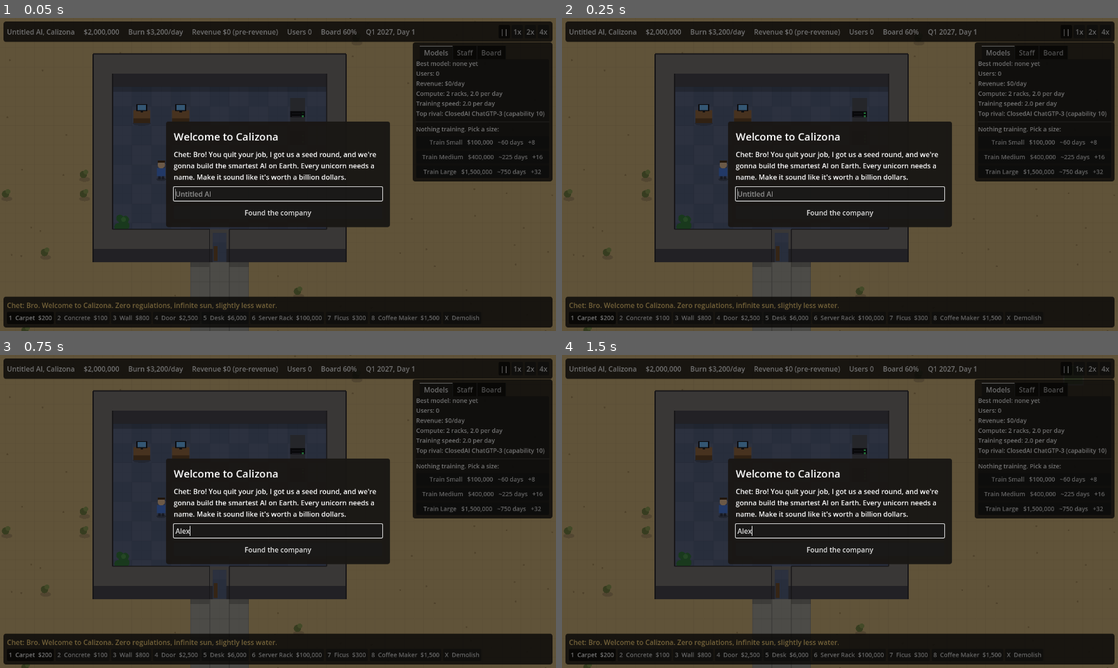
Above: before the commit, frames 1-4 (two rows, left to right).
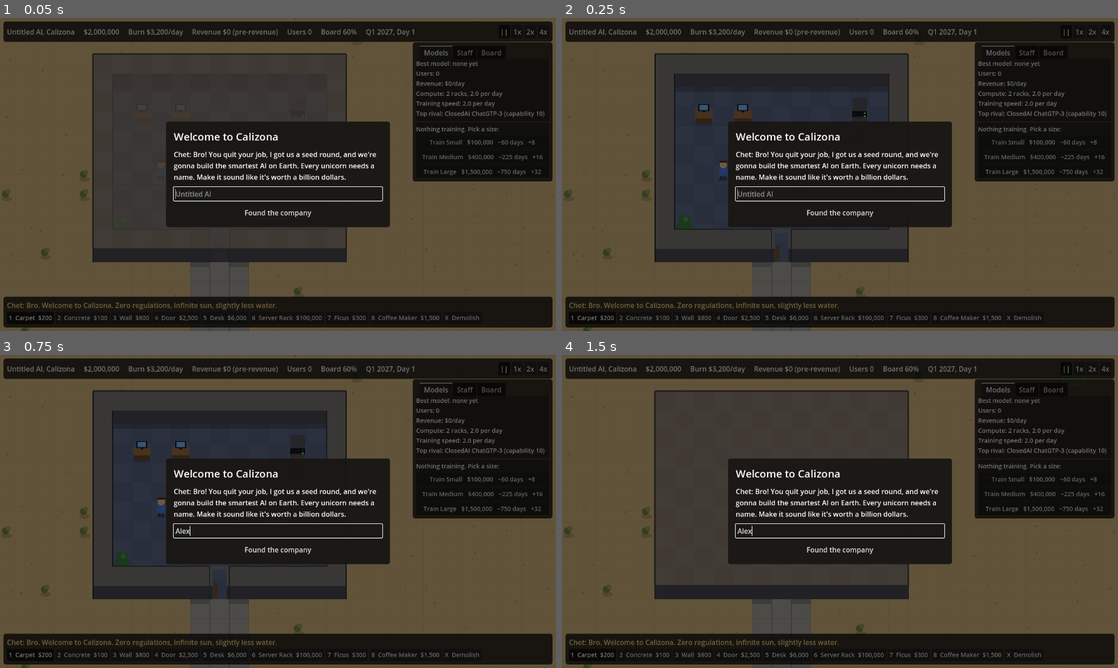
Above: after the commit, the same moments.

Repository: noahmvanderpol-source/AiTycoon
Game: Godot game, scene res://scenes/main.tscn
Same seed, same stepped clock (60 frames per second), same inputs: the game is played once before the commit and once after it.
Inputs (mouse positions are in pixels of both pictures, inside the frame that each line leads up to):
- Up to frame 1 (0.05 s): no input
- Up to frame 2 (0.25 s): no input
- Up to frame 3 (0.75 s): click (278, 530) at 0.52 s; type "Alex" at 0.6 s
- Up to frame 4 (1.5 s): click "||" at 1.25 s

The runs differ from the first frame. In frame 1, 0.9% of the frame differs, in the area x 20-59%, y 17-74%; in frame 2, nothing differs; in frame 3, nothing differs; in frame 4, 4.7%, in the area x 16-59%, y 11-74%.

Commit message:
Add roofs that hide while the mouse is inside a building
Enclosed rooms are found by flood-filling from the map edge; each gets
a roof that fades out while the cursor is inside it.

Co-Authored-By: Claude Opus 5.5 (1M context) <noreply@anthropic.com>
Claude-Session: https://claude.ai/code/session_011b7jM6BVVrj61DEP2NGx19

Diff:
--- a/scripts/main.gd
+++ b/scripts/main.gd
@@ -123,6 +123,7 @@
 var paint_tiles := {}
 var panning := false
 
+var buildings := []  # [{tiles: {Vector2i: true}, alpha}] each enclosed room gets a roof
 var staff := []  # [{name, role, job, salary, pos, path, wait, seat, spot, working, label}]
 var astar := AStarGrid2D.new()
 var rng := RandomNumberGenerator.new()
@@ -163,6 +164,7 @@
 	astar.diagonal_mode = AStarGrid2D.DIAGONAL_MODE_ONLY_IF_NO_OBSTACLES
 	astar.update()
 	_refresh_walkable()
+	_find_buildings()
 	_add_staff("researcher", _tile_center(Vector2i(27, 22)), FOUNDER_SALARY)
 	_add_staff("engineer", _tile_center(Vector2i(28, 22)), FOUNDER_SALARY)
 
@@ -559,6 +561,8 @@
 	if paint_tiles.size() > 0 and dragging and _in_bounds(hover):
 		paint_tiles[_cursor()] = true
 	_update_staff(delta * maxf(speed, 0.0))
+	for bld in buildings:  # roofs fade out while the mouse is inside the building
+		bld.alpha = move_toward(bld.alpha, 0.0 if bld.tiles.has(hover) else 1.0, delta * 5.0)
 	_update_hud()
 	_update_cost_label()
 	queue_redraw()
@@ -945,6 +949,7 @@
 
 func _after_build() -> void:
 	_refresh_walkable()
+	_find_buildings()
 	for s in staff:
 		s.path = PackedVector2Array()
 		s.working = false
@@ -1067,6 +1072,86 @@
 			s.path.remove_at(0)
 
 
+# --- Roofs ------------------------------------------------------------------
+
+func _find_buildings() -> void:
+	# Anything the outside can't reach without crossing a wall or door is indoors.
+	var outside := {}
+	var stack := []
+	for x in GRID_W:
+		stack.append(Vector2i(x, 0))
+		stack.append(Vector2i(x, GRID_H - 1))
+	for y in GRID_H:
+		stack.append(Vector2i(0, y))
+		stack.append(Vector2i(GRID_W - 1, y))
+	while not stack.is_empty():
+		var t: Vector2i = stack.pop_back()
+		if not _in_bounds(t) or outside.has(t) or wall_tiles.has(t):
+			continue
+		outside[t] = true
+		for d in [Vector2i.UP, Vector2i.DOWN, Vector2i.LEFT, Vector2i.RIGHT]:
+			stack.append(t + d)
+
+	# Each connected indoor area plus the walls around it is one roof.
+	var old := buildings
+	buildings = []
+	var seen := {}
+	for x in GRID_W:
+		for y in GRID_H:
+			var start := Vector2i(x, y)
+			if seen.has(start) or outside.has(start) or wall_tiles.has(start):
+				continue
+			var tiles := {}
+			stack = [start]
+			while not stack.is_empty():
+				var t: Vector2i = stack.pop_back()
+				if seen.has(t) or outside.has(t) or not _in_bounds(t):
+					continue
+				if wall_tiles.has(t):
+					tiles[t] = true
+					continue
+				seen[t] = true
+				tiles[t] = true
+				for dx in [-1, 0, 1]:
+					for dy in [-1, 0, 1]:
+						var n: Vector2i = t + Vector2i(dx, dy)
+						if wall_tiles.has(n):
+							tiles[n] = true
+						elif dx == 0 or dy == 0:
+							stack.append(n)
+			var alpha := 1.0
+			for o in old:  # keep the fade state of a building that already existed
+				if o.tiles.has(start):
+					alpha = o.alpha
+			buildings.append({"tiles": tiles, "alpha": alpha})
+
+
+func _draw_roof(bld: Dictionary) -> void:
+	if bld.alpha <= 0.01:
+		return
+	var a: float = bld.alpha
+	var lift := Vector2(0, WALL_H)  # the roof sits on top of the walls
+	var fill := Color(0.56, 0.5, 0.45, a)
+	var edge := Color(0.32, 0.28, 0.26, a)
+	var sum := Vector2.ZERO
+	for t in bld.tiles:
+		var p := Vector2(t) * TILE - lift
+		draw_rect(Rect2(p, Vector2(TILE, TILE)), fill.lightened(0.04) if (t.x + t.y) % 2 == 0 else fill)
+		sum += Vector2(t)
+	for t in bld.tiles:
+		var p := Vector2(t) * TILE - lift
+		if not bld.tiles.has(t + Vector2i.UP): draw_line(p, p + Vector2(TILE, 0), edge, 3.0)
+		if not bld.tiles.has(t + Vector2i.LEFT): draw_line(p, p + Vector2(0, TILE), edge, 3.0)
+		if not bld.tiles.has(t + Vector2i.RIGHT): draw_line(p + Vector2(TILE, 0), p + Vector2(TILE, TILE), edge, 3.0)
+		if not bld.tiles.has(t + Vector2i.DOWN):
+			draw_line(p + Vector2(0, TILE), p + Vector2(TILE, TILE), edge, 3.0)
+			draw_rect(Rect2(p + Vector2(0, TILE), Vector2(TILE, WALL_H)), Color(0.3, 0.29, 0.32, a))  # wall front below the eaves
+	# A rooftop AC unit, because it's Calizona.
+	var c: Vector2 = (sum / bld.tiles.size() + Vector2(0.5, 0.5)) * TILE - lift
+	draw_rect(Rect2(c - Vector2(14, 10), Vector2(28, 20)), Color(0.75, 0.75, 0.72, a))
+	draw_circle(c, 7, Color(0.35, 0.35, 0.38, a))
+
+
 # --- Drawing ----------------------------------------------------------------
 
 func _hash(t: Vector2i, salt := 0) -> int:
@@ -1140,6 +1225,8 @@
 				_draw_door(item)
 			else:
 				call("_draw_" + objects[item], Vector2(item) * TILE, item)
+	for bld in buildings:
+		_draw_roof(bld)
 	_draw_preview()
 
 
